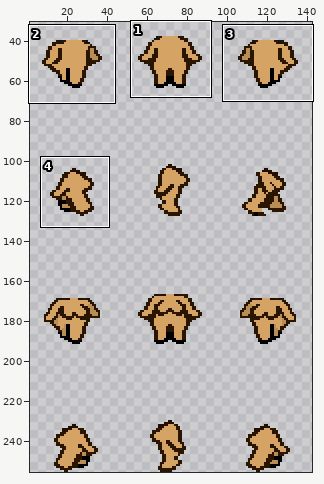
Sprite sheet, stored at data/sprites/outfit/body-testing/body_001.png. Above: a wide view before the commit, with the close-up outlined.
Close-up. Before:
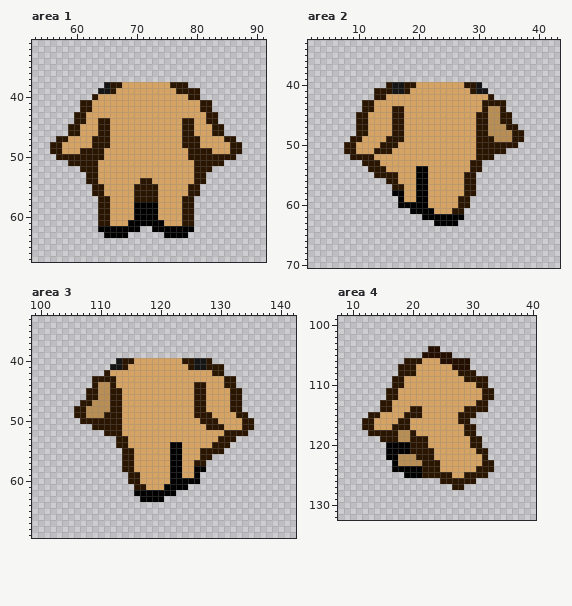
The file is 144x256 pixels. Shown: area 1: x 53..91, y 31..67; area 2: x 2..43, y 33..70; area 3: x 99..142, y 33..69; area 4: x 8..40, y 99..132. The wide view leaves out empty margins. The commit also changed other parts of the picture, which this record leaves out.
After:
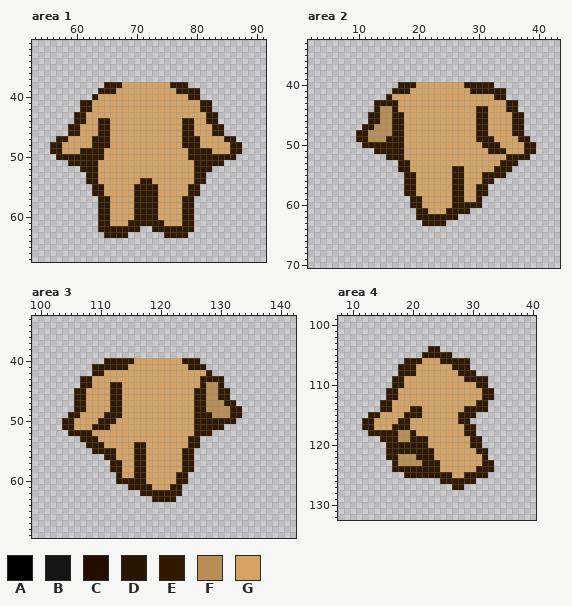
Palette (. is transparent): A #000000  B #151515  C #230e00  D #2a1500  E #311800  F #b98e55  G #d5a363
From old to new:
Changed rows in their new state; - is an unchanged pixel.
Area 1:
first column x 56:
38 ---------EEE--------EEE---------
39 --------EEE----------EEEE-------
40 -------E---------------EE-------
41 -----EE------------------EE-----
42 -----EE------------------EE-----
43 ----EE--------------------EE----
44 ----EE--EE------------EE--EE----
45 ---EE---EE------------EE---EE---
46 ---EE---EE------------EE---EE---
47 -EE----EEE------------EEE----EE-
48 EE-----EEE------------EEE-----EE
49 EE---EEEE--------------EEEE---EE
50 -EEEEEEEE--------------EEEEEEEE-
51 ---EEEEE----------------EEEEE---
52 -----EEE----------------EEE-----
53 ------EE----------------EE------
54 ------EE-------EE-------EE------
55 -------EE-----EEEE-----EE-------
56 -------EE-----EEEE-----EE-------
57 --------EE----EEEE----EE--------
58 --------EE----EEEE----EE--------
59 --------EE----EEEE----EE--------
60 --------EE----EEEE----EE--------
61 --------EE---EEEEEE---EE--------
62 --------EEEEEEE--EEEEEEE--------
63 ---------EEEE------EEEE---------
Area 2:
first column x 8:
40 -------..EEE--------EEEEE-------
41 -----...EEE----------EEEEEE-----
42 -----..E----------------GEE-----
43 ---..EEEE--------------GGGGEE---
44 ---..EFFEG------------EEGGGEE---
45 --..EEFFEE------------EEGGGGEE--
46 --..EEFFEE------------EEGGGGEE--
47 --.EEFFFEE------------EEGGGGEE--
48 --EEFFFFEE------------EEGGGGEE--
49 -.EEFFFEEE------------EEEGGGGEE-
50 ...EEEEEEE------------GEEEGGGGEE
51 .....EEEEE------------GGEEEGGGEE
52 -......EEE------------GGGGGEEEE-
53 ---......EE----------GGGGGEEE---
54 ----.....EE-GG----EE-GGGGEEE----
55 -----.....EEGG----EEGGGEEEE-----
56 -------...EEGG----EEGGGEE-------
57 --------..EEGG----EEGGEE--------
58 --------..EEGG----EEGGEE--------
59 ---------..EEG----EEGGE---------
60 ---------..EEG----EEEEE---------
61 -----------.EEG--EEEE-----------
62 ------------EEEEEEE.------------
63 -------------EEEE..-------------
Area 3:
first column x 104:
40 -------EEEEE--------EEE..-------
41 -----EEEEEE----------EEE...-----
42 -----EEG----------------E..-----
43 ---EEGGGG--------------EEEE..---
44 ---EEGGGEE------------GEFFE..---
45 --EEGGGGEE------------EEFFEE..--
46 --EEGGGGEE------------EEFFEE..--
47 --EEGGGGEE------------EEFFFEE.--
48 --EEGGGGEE------------EEFFFFEE--
49 -EEGGGGEEE------------EEEFFFEE.-
50 EEGGGGEEEG------------EEEEEEE...
51 EEGGGEEEGG------------EEEEE.....
52 -EEEEGGGGG------------EEE......-
53 ---EEEGGGGG----------EE......---
54 ----EEEGGGG-EE----GG-EE.....----
55 -----EEEEGGGEE----GGEE.....-----
56 -------EEGGGEE----GGEE...-------
57 --------EEGGEE----GGEE..--------
58 --------EEGGEE----GGEE..--------
59 ---------EGGEE----GEE..---------
60 ---------EEEEE----GEE..---------
61 -----------EEEE--GEE.-----------
62 ------------.EEEEEEE------------
63 -------------..EEEE-------------
Area 4:
first column x 12:
104 -----------EE---------
105 ----------EEEEE-------
106 -------EEE---EEEEE----
107 ------EEE------EEE----
108 ------EEE-------EEE---
109 -----EE----------EEEE-
110 -----EE------------EE-
111 ----EE--------------EE
112 ----EE--------------EE
113 ---EE--------------EE-
114 ---EE---EE-------EEEE-
115 -EE----EEE------EEE---
116 EE----EE--------EE----
117 EE---EEE---------EE---
118 -EEEEE--E--------EE---
119 ---EEE--EEE-------EE--
120 ----EEEEEEE-------EE--
121 ----EEEEEEEE-------EE-
122 ----EE---EEE--------E-
123 -----E----EEE-------EE
124 -----EEEEEEEE------EEE
125 -------EEEEEEEE--EEEE-
126 -------------EEEEEE---
127 ---------------EE-----
Pixel boxes of the changes (left, top, right, bottom) in both close-ups:
changed: (50, 82, 242, 238)
changed: (344, 82, 536, 226)
changed: (62, 358, 254, 502)
changed: (362, 346, 494, 490)
